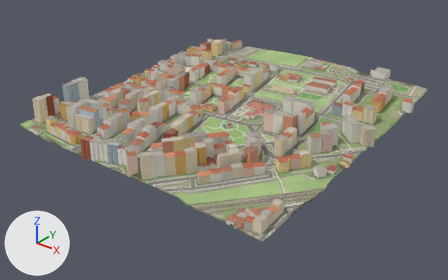
Renders of the glTF model public/tiles/queluz/t_4_1.glb from each side of a commit.
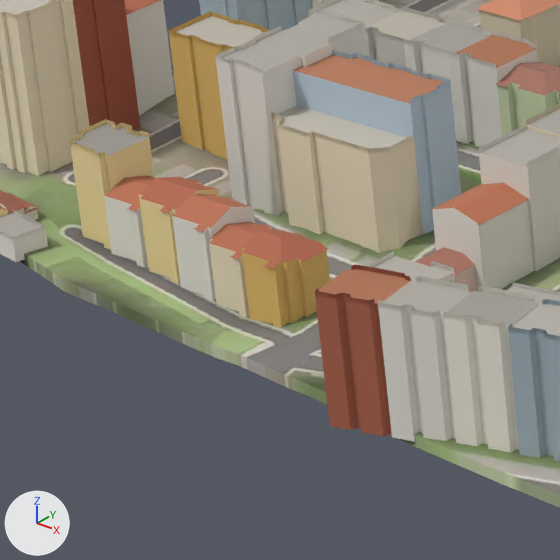
The first picture shows the older version from a 50 mm camera at (-10379.0, 4216.0, 565.0) aimed at (-10985.0, 4972.0, 96.0). The close-ups show the older and then the newer version on the part from 8% to 26% of the width and 35% to 64% of the height of that picture. Only the edits that show in the close-ups are written down. Arrows for +X, +Y and +Z are at lower left; the lights stay in place. Where no turn or scale is listed for an object, it has been applied to the vertices. Vertices at exactly the same position are counted once.

In view in the first close-up: 'buildings', 'terrain'.
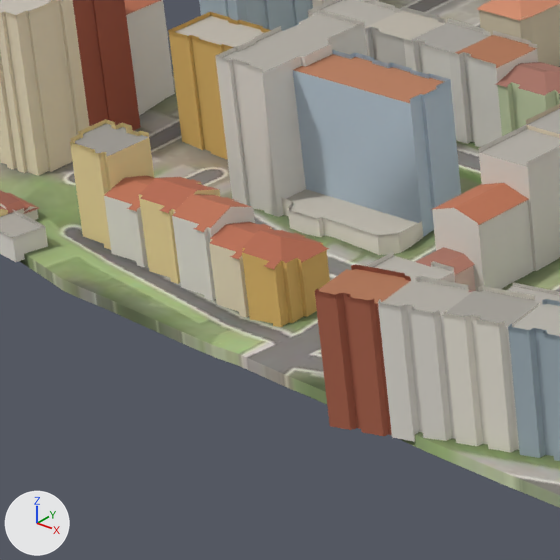
Patch to the scene script:
```diff
--- a/public/tiles/queluz/t_4_1.glb.py
+++ b/public/tiles/queluz/t_4_1.glb.py
@@ me_buildings @@
 # used by ob_buildings; location = (-10991.0, 5001.3, 151.9)
-me_buildings.from_pydata(...)  # 11901 vertices, 15247 faces; spans x -257.0..257.0, y -262.0..262.0, z -36.0..36.0
+me_buildings.from_pydata(...)  # 11897 vertices, 15239 faces; spans x -257.0..257.0, y -262.0..262.0, z -36.0..36.0
+# me_buildings part 1: the loose piece of 26 vertices spanning x -168.0..-130.0, y -209.0..-194.0, z -22.0..5.0 is scaled about its middle by (1, 1, 0.234), then moved by (0.0, 0.0, -12.0)
+# me_buildings part 2: 14943 kept faces spanning x -257.0..257.0, y -262.0..262.0, z -36.0..36.0 get new vertex colours
+# other edits to the shape of me_buildings do not show in these pictures
 me_buildings.materials.append(mat_buildings)
```

Where the change shows, as pixel boxes (x1, y1, x2, y2) in the close-ups (560 x 560 px; the box of a moved part takes in the faces that stretch with it):
part 1 of me_buildings, moved or reshaped: before (272, 106, 423, 253); after (282, 189, 423, 255)
part 2 of me_buildings, edited (looks the same): (0, 0, 560, 461) in both
